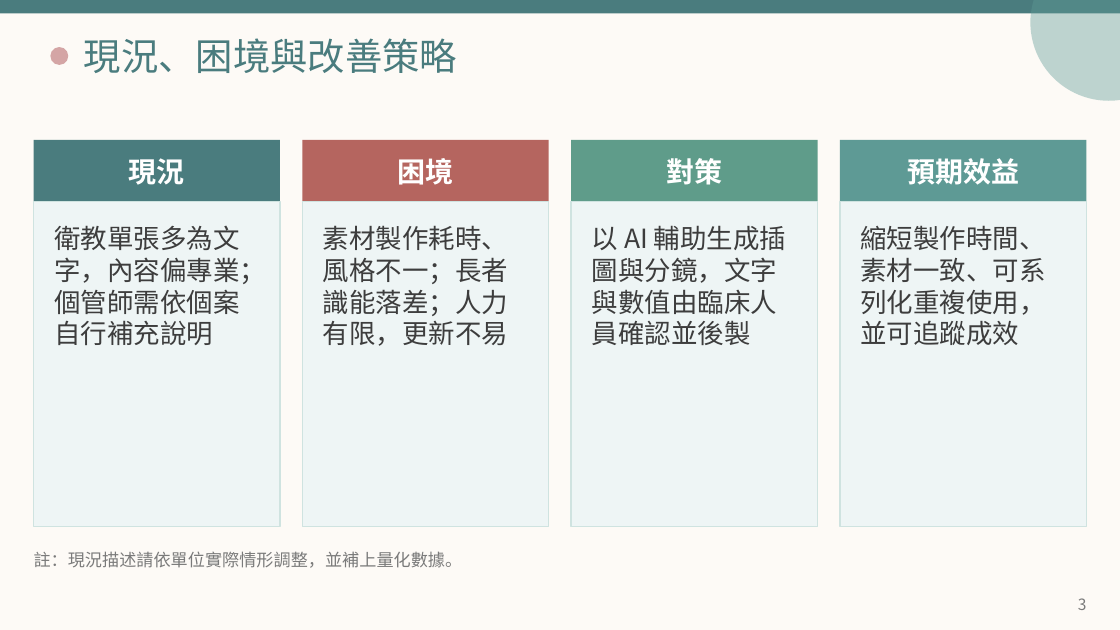
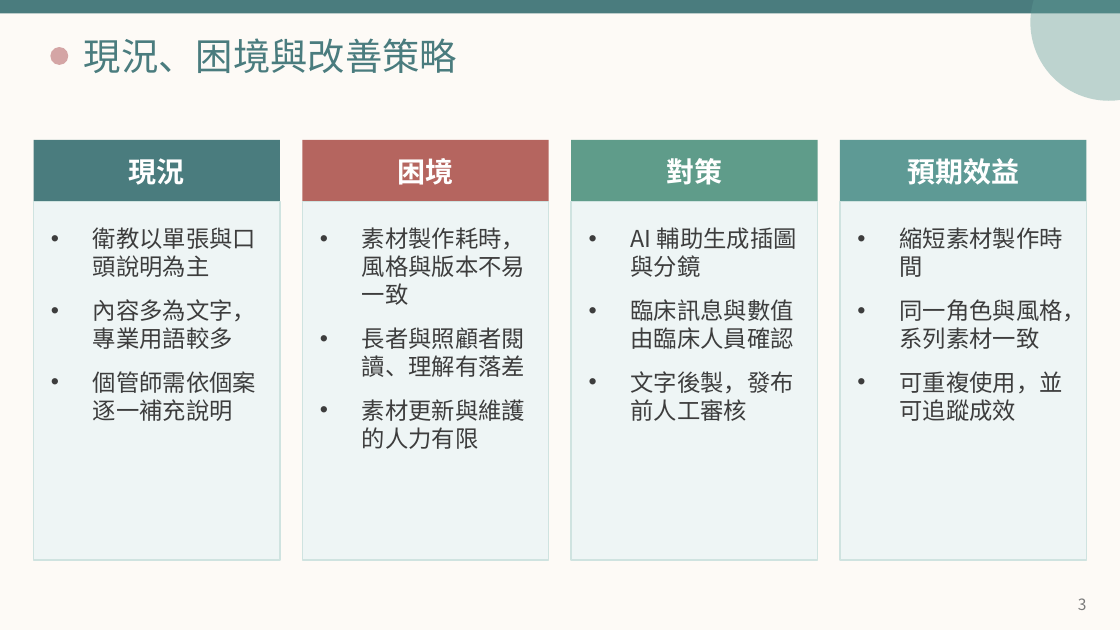
Before and after one commit to YEN590102/wordcloud, a slide deck: slide 3 of chronic-care-media/examples/ckm-project-watercolor.pptx. Drawn at 1120x630 pixels with LibreOffice and Linux fonts; fonts in the diff are those of the drawing. Boxes give left, top, right and bottom in pixels: in the first picture for what was removed or moved away, otherwise in the second. Text is boxed around its words. In the diff, an @@ line names an element or a change of style, - is before the commit and + after.

```diff
--- a/chronic-care-media/examples/ckm-project-watercolor.pptx
+++ b/chronic-care-media/examples/ckm-project-watercolor.pptx
@@ rectangle: place and size @@
-rectangle at <box>34,202,280,526</box>
+rectangle at <box>34,202,280,560</box>
@@ rectangle: place and size @@
-rectangle at <box>302,202,549,526</box>
+rectangle at <box>302,202,549,560</box>
@@ rectangle: place and size @@
-rectangle at <box>571,202,818,526</box>
+rectangle at <box>571,202,818,560</box>
@@ rectangle: place and size @@
-rectangle at <box>840,202,1086,526</box>
+rectangle at <box>840,202,1086,560</box>
@@ text at <box>93,227,256,421</box>: text changed; size 17 to 15 pt @@
-衛教單張多為文字，內容偏專業；個管師需依個案自行補充說明
+• 衛教以單張與口頭說明為主
+• 內容多為文字，專業用語較多
+• 個管師需依個案逐一補充說明
@@ text at <box>362,227,525,449</box>: text changed; size 17 to 15 pt @@
-素材製作耗時、風格不一；長者識能落差；人力有限，更新不易
+• 素材製作耗時，風格與版本不易一致
+• 長者與照顧者閱讀、理解有落差
+• 素材更新與維護的人力有限
@@ text at <box>631,227,797,421</box>: text changed; size 17 to 15 pt @@
-以 AI 輔助生成插圖與分鏡，文字與數值由臨床人員確認並後製
+• AI 輔助生成插圖與分鏡
+• 臨床訊息與數值由臨床人員確認
+• 文字後製，發布前人工審核
@@ text at <box>899,227,1086,421</box>: text changed; size 17 to 15 pt @@
-縮短製作時間、素材一致、可系列化重複使用，並可追蹤成效
+• 縮短素材製作時間
+• 同一角色與風格，系列素材一致
+• 可重複使用，並可追蹤成效
@@ text removed at <box>34,551,463,568</box> @@
-註：現況描述請依單位實際情形調整，並補上量化數據。
```
Also in this commit, not shown: 1 other file.
